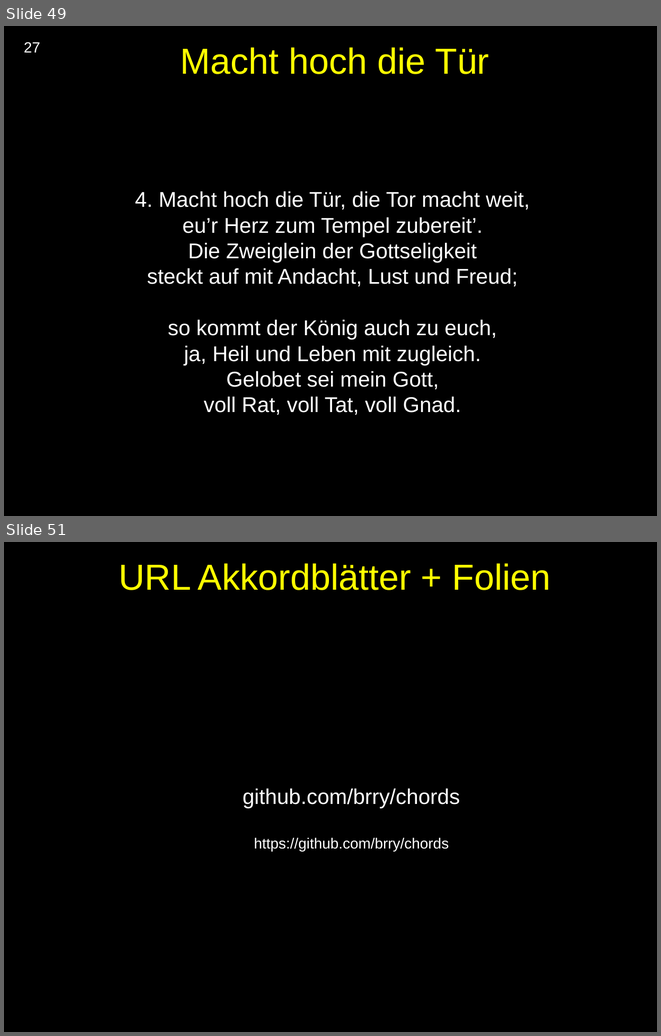
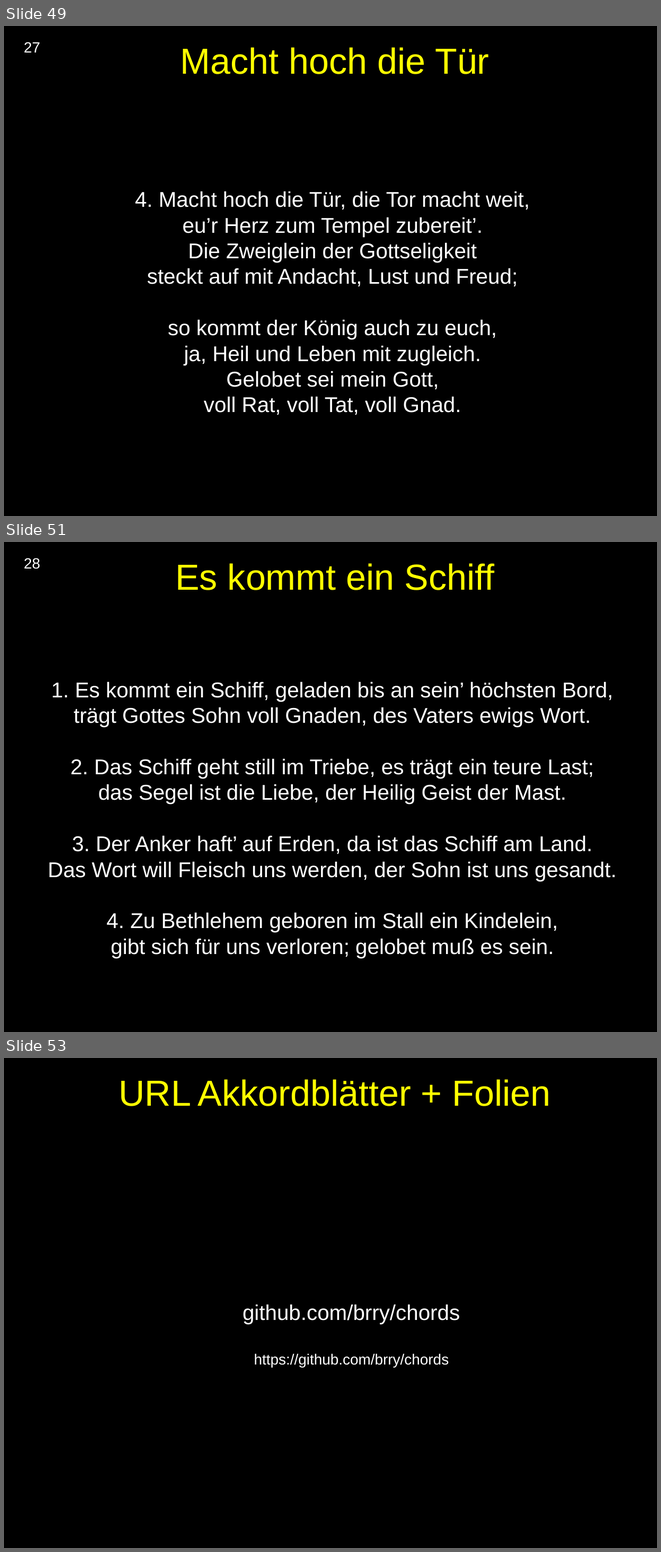
Before and after one commit to brry/chords, a slide deck: Christmas/ChristmasMusic_Pres.odp. Shown one above the other, each under a label of ours: slides 49 and 51 before the commit, slides 49, 51 and 53 after it; the slides between them are not shown. The pictures are 661x1036 and 661x1552 pixels, drawn with LibreOffice and Linux fonts; fonts in the diff are those of the drawing. Boxes give left, top, right and bottom in pixels: in the first picture for what was removed or moved away, otherwise in the second. Text is boxed around its words. In the diff, an @@ line names an element or a change of style, - is before the commit and + after.

```diff
--- a/Christmas/ChristmasMusic_Pres.odp
+++ b/Christmas/ChristmasMusic_Pres.odp
@@ slide 51 added at <box>4,542,657,1032</box>, background #000000 @@
@@ text added at <box>24,558,40,569</box>, 18 pt, text #FFFFFF @@
+28
@@ title added at <box>175,563,494,590</box>, 44 pt, text #FFFF00 @@
+Es kommt ein Schiff
@@ text added at <box>48,681,617,958</box>, 26 pt, text #FFFFFF @@
+1. Es kommt ein Schiff, geladen bis an sein’ höchsten Bord,
+trägt Gottes Sohn voll Gnaden, des Vaters ewigs Wort.
+2. Das Schiff geht still im Triebe, es trägt ein teure Last;
+das Segel ist die Liebe, der Heilig Geist der Mast.
+3. Der Anker haft’ auf Erden, da ist das Schiff am Land.
+Das Wort will Fleisch uns werden, der Sohn ist uns gesandt.
+4. Zu Bethlehem geboren im Stall ein Kindelein,
+gibt sich für uns verloren; gelobet muß es sein.
@@ what was slide 51 is now slide 53 @@
```
Also in this commit, not shown: 1 slide changed, 1 other slide added, 5 other files.
